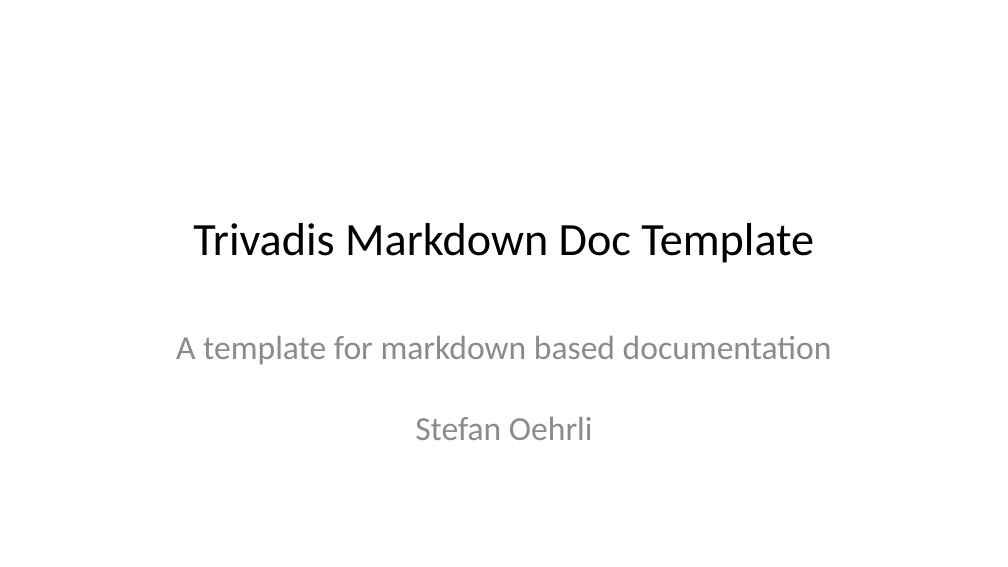
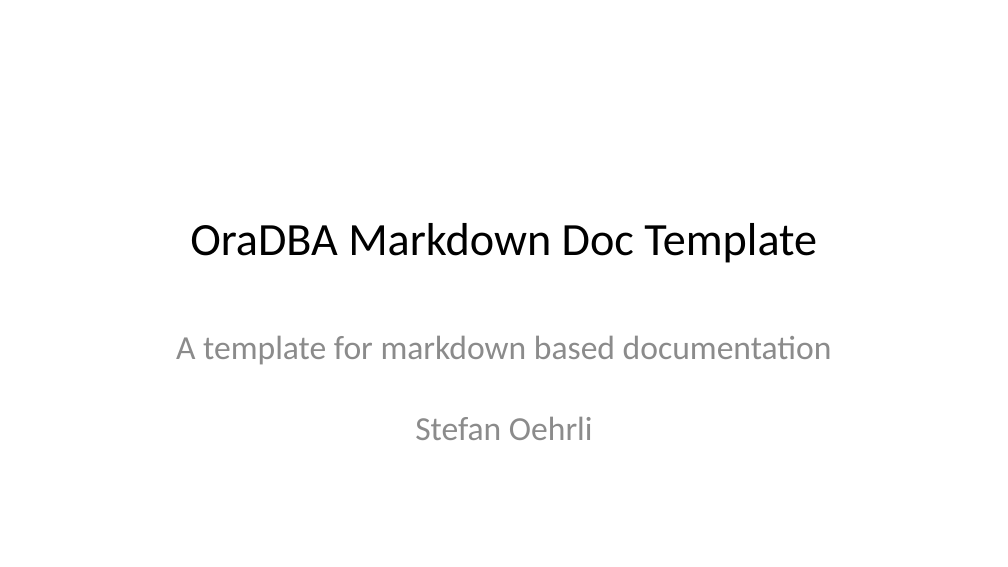
Before and after one commit to oehrlis/docker-pandoc, a slide deck: slide 1 of sample/sample.pptx. Drawn at 1008x567 pixels with LibreOffice and Linux fonts; fonts in the diff are those of the drawing. Boxes give left, top, right and bottom in pixels: in the first picture for what was removed or moved away, otherwise in the second. Text is boxed around its words. In the diff, an @@ line names an element or a change of style, - is before the commit and + after.

```diff
--- a/sample/sample.pptx
+++ b/sample/sample.pptx
@@ title at bbox=[190, 223, 817, 263]: text changed @@
-Trivadis Markdown Doc Template
+OraDBA Markdown Doc Template
```
Also in this commit, not shown: 2 other slides changed, 1 slide removed, 10 other files.
